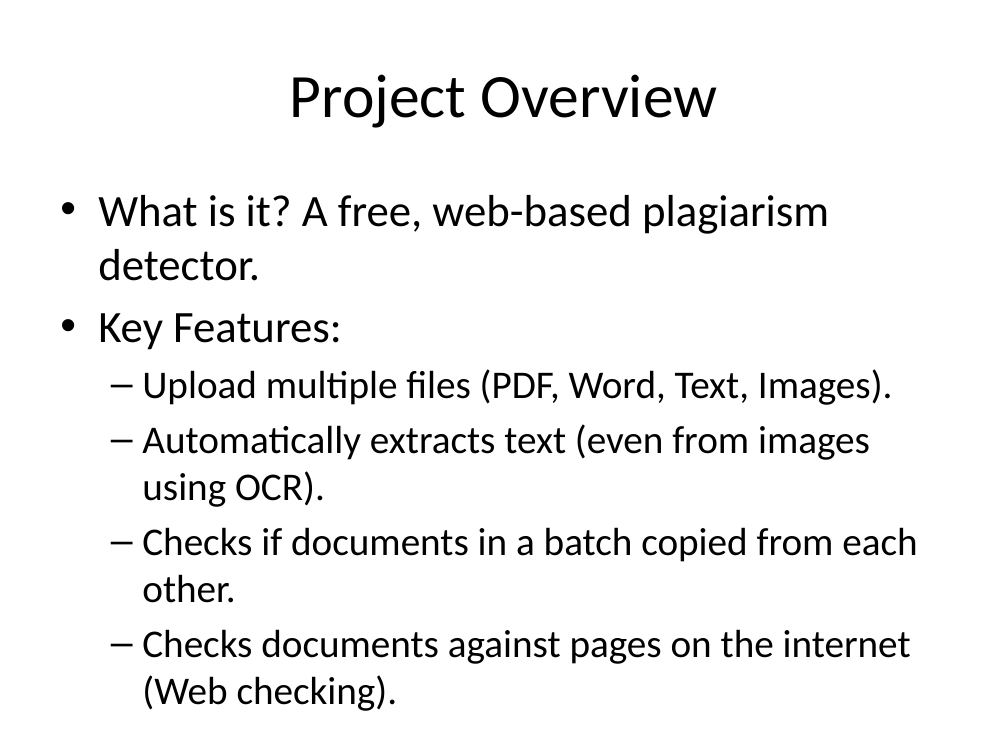
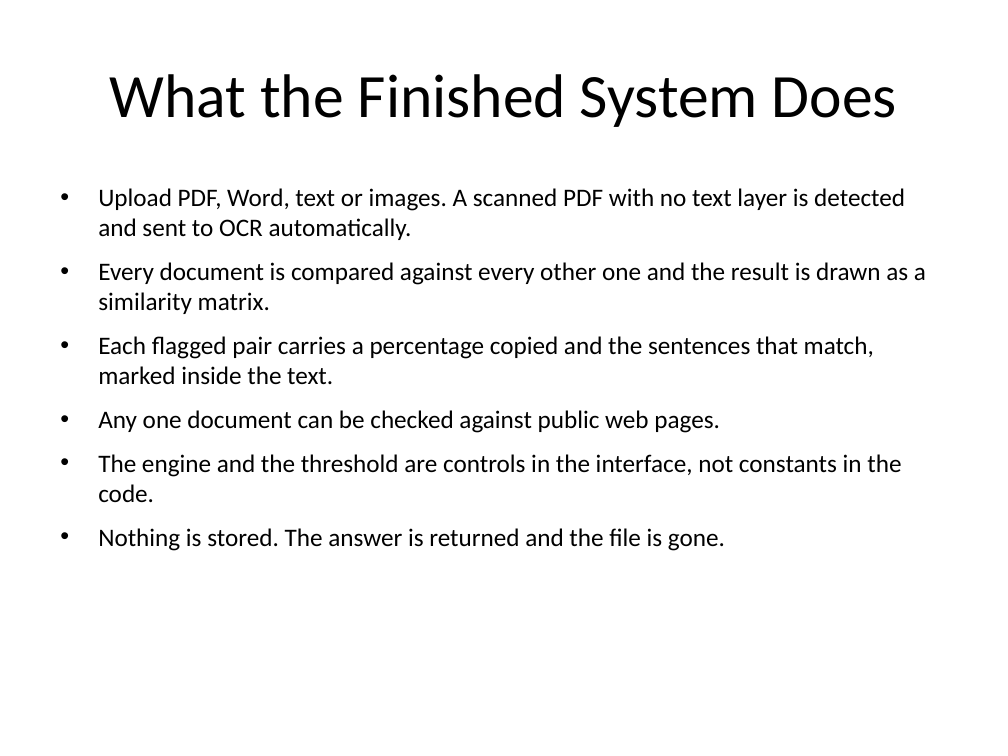
Before and after one commit to Neon17/plagiraism-detector-gces, a slide deck: slide 4 of Plagiarism_Detector_Presentation.pptx (slide 2 before the commit). Drawn at 1008x756 pixels with LibreOffice and Linux fonts; fonts in the diff are those of the drawing. Boxes give left, top, right and bottom in pixels: in the first picture for what was removed or moved away, otherwise in the second. Text is boxed around its words. In the diff, an @@ line names an element or a change of style, - is before the commit and + after.

```diff
--- a/Plagiarism_Detector_Presentation.pptx
+++ b/Plagiarism_Detector_Presentation.pptx
@@ title at (x1=110, y1=74, x2=897, y2=127): text changed @@
-Project Overview
+What the Finished System Does
@@ text at (x1=98, y1=188, x2=926, y2=551): text changed; size 28 to 18 pt @@
-• What is it? A free, web-based plagiarism detector.
-• Key Features:
-  – Upload multiple files (PDF, Word, Text, Images).
-  – Automatically extracts text (even from images using OCR).
-  – Checks if documents in a batch copied from each other.
-  – Checks documents against pages on the internet (Web checking).
+• Upload PDF, Word, text or images. A scanned PDF with no text layer is detected and sent to OCR automatically.
+• Every document is compared against every other one and the result is drawn as a similarity matrix.
+• Each flagged pair carries a percentage copied and the sentences that match, marked inside the text.
+• Any one document can be checked against public web pages.
+• The engine and the threshold are controls in the interface, not constants in the code.
+• Nothing is stored. The answer is returned and the file is gone.
```
Also in this commit, not shown: 3 other slides changed, 15 slides added, 2 slides removed, 1 other file.
